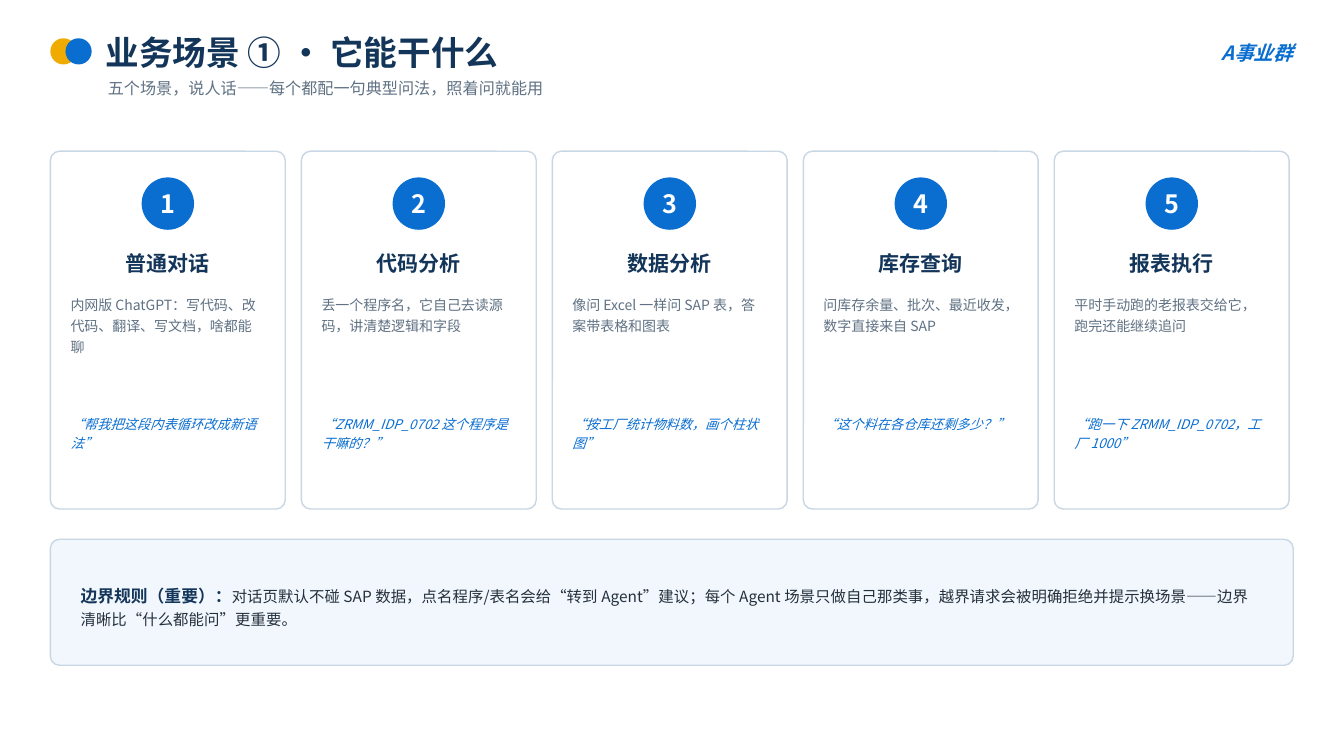
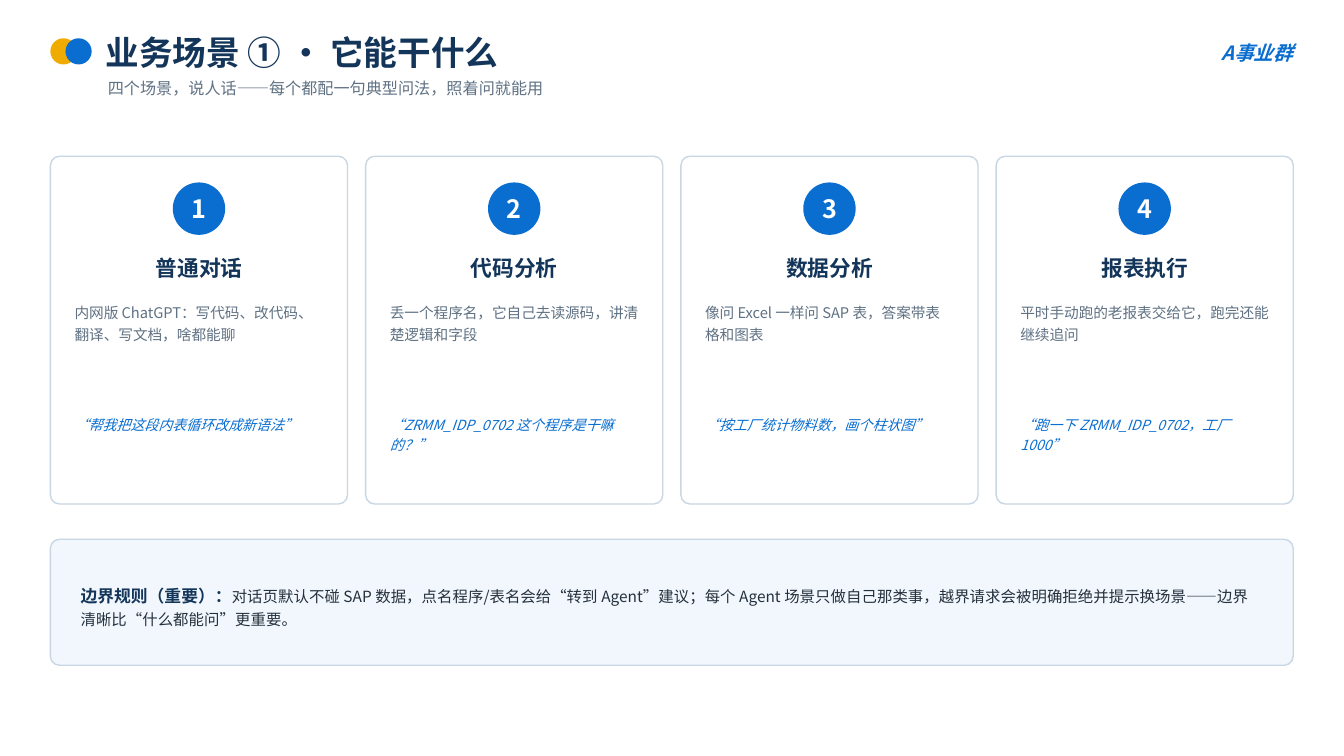
Before and after one commit to ts1424112013/sap-chat, a slide deck: slide 4 of 发布文档/SAP-AI对话助手-项目介绍-V2.0.pptx. Drawn at 1344x756 pixels with LibreOffice and Linux fonts; fonts in the diff are those of the drawing. Boxes give left, top, right and bottom in pixels: in the first picture for what was removed or moved away, otherwise in the second. Text is boxed around its words. In the diff, an @@ line names an element or a change of style, - is before the commit and + after.

Commit message:
docs: 项目介绍 PPT 删除库存查询场景
库存查询无独立业务价值（本质是查表，数据分析场景已覆盖）：
封面 5→4 大场景、场景页 5→4 卡、评分页去掉 9.0 行、总评 8.3→8.1

```diff
--- a/发布文档/SAP-AI对话助手-项目介绍-V2.0.pptx
+++ b/发布文档/SAP-AI对话助手-项目介绍-V2.0.pptx
@@ text at (x1=108, y1=80, x2=543, y2=96): text changed @@
-五个场景，说人话——每个都配一句典型问法，照着问就能用
+四个场景，说人话——每个都配一句典型问法，照着问就能用
@@ rounded rectangle resized from (x1=50, y1=151, x2=285, y2=509) to (x1=50, y1=156, x2=348, y2=504) @@
@@ proportions changed in 4 elements at (x1=996, y1=156, x2=1294, y2=504), (x1=50, y1=156, x2=348, y2=504), (x1=681, y1=156, x2=978, y2=504), (x1=366, y1=156, x2=663, y2=504) @@
@@ rounded rectangle resized from (x1=301, y1=151, x2=536, y2=509) to (x1=366, y1=156, x2=663, y2=504) @@
@@ rounded rectangle removed at (x1=553, y1=151, x2=787, y2=509) @@
@@ ellipse removed at (x1=643, y1=177, x2=696, y2=230) @@
@@ rounded rectangle resized from (x1=804, y1=151, x2=1038, y2=509) to (x1=681, y1=156, x2=978, y2=504) @@
@@ rounded rectangle resized from (x1=1055, y1=151, x2=1290, y2=509) to (x1=996, y1=156, x2=1294, y2=504) @@
@@ text "1" moved from (x1=160, y1=194, x2=175, y2=213) to (x1=192, y1=199, x2=207, y2=218) @@
@@ ellipse moved from (x1=142, y1=177, x2=195, y2=230) to (x1=172, y1=182, x2=225, y2=235) @@
@@ text "2" moved from (x1=411, y1=194, x2=426, y2=213) to (x1=507, y1=199, x2=522, y2=218) @@
@@ ellipse moved from (x1=393, y1=177, x2=446, y2=230) to (x1=488, y1=182, x2=540, y2=235) @@
@@ text "3" moved from (x1=662, y1=194, x2=677, y2=214) to (x1=822, y1=199, x2=837, y2=219) @@
@@ ellipse moved from (x1=895, y1=177, x2=948, y2=230) to (x1=804, y1=182, x2=856, y2=235) @@
@@ text "4" moved from (x1=913, y1=194, x2=928, y2=213) to (x1=1137, y1=199, x2=1152, y2=218) @@
@@ ellipse moved from (x1=1146, y1=177, x2=1199, y2=230) to (x1=1119, y1=182, x2=1172, y2=235) @@
@@ text removed at (x1=1164, y1=194, x2=1179, y2=214) @@
-5
@@ text "代码分析" moved from (x1=377, y1=253, x2=461, y2=273) to (x1=471, y1=257, x2=558, y2=278) @@
@@ size 15 to 15.5 pt in 4 elements at (x1=1101, y1=257, x2=1188, y2=278), (x1=156, y1=257, x2=243, y2=278), (x1=471, y1=257, x2=558, y2=278), (x1=786, y1=257, x2=873, y2=278) @@
@@ text "数据分析" moved from (x1=628, y1=253, x2=712, y2=273) to (x1=786, y1=257, x2=873, y2=278) @@
@@ text removed at (x1=879, y1=253, x2=963, y2=273) @@
-库存查询
@@ text "报表执行" moved from (x1=1130, y1=253, x2=1214, y2=273) to (x1=1101, y1=257, x2=1188, y2=278) @@
@@ text "内网版 ChatGPT：写代码、改代码、翻译、写文档，啥都能聊" moved from (x1=71, y1=298, x2=255, y2=353) to (x1=75, y1=305, x2=313, y2=342) @@
@@ text "丢一个程序名，它自己去读源码，讲清楚逻辑和字段" moved from (x1=322, y1=298, x2=503, y2=332) to (x1=390, y1=305, x2=638, y2=341) @@
@@ size 10 to 10.5 pt in 4 elements at (x1=1020, y1=305, x2=1269, y2=341), (x1=75, y1=305, x2=313, y2=342), (x1=390, y1=305, x2=638, y2=341), (x1=705, y1=305, x2=941, y2=341) @@
@@ text "像问 Excel 一样问 SAP 表，答案带表格和图表" moved from (x1=572, y1=298, x2=755, y2=332) to (x1=705, y1=305, x2=941, y2=341) @@
@@ text removed at (x1=823, y1=298, x2=1018, y2=332) @@
-问库存余量、批次、最近收发，数字直接来自 SAP
@@ text "平时手动跑的老报表交给它，跑完还能继续追问" moved from (x1=1074, y1=298, x2=1255, y2=332) to (x1=1020, y1=305, x2=1269, y2=341) @@
@@ text "“ZRMM_IDP_0702 这个程序是干嘛的？”" moved from (x1=322, y1=418, x2=507, y2=449) to (x1=390, y1=418, x2=614, y2=451) @@
@@ size 9.5 to 10 pt in 4 elements at (x1=1020, y1=418, x2=1230, y2=450), (x1=75, y1=418, x2=298, y2=431), (x1=390, y1=418, x2=614, y2=451), (x1=705, y1=418, x2=928, y2=432) @@
@@ text "“按工厂统计物料数，画个柱状图”" moved from (x1=572, y1=418, x2=758, y2=449) to (x1=705, y1=418, x2=928, y2=432) @@
@@ text removed at (x1=823, y1=418, x2=1009, y2=430) @@
-“这个料在各仓库还剩多少？”
@@ text "“跑一下 ZRMM_IDP_0702，工厂 1000”" moved from (x1=1074, y1=418, x2=1261, y2=449) to (x1=1020, y1=418, x2=1230, y2=450) @@
```
Also in this commit, not shown: 3 other slides changed.
